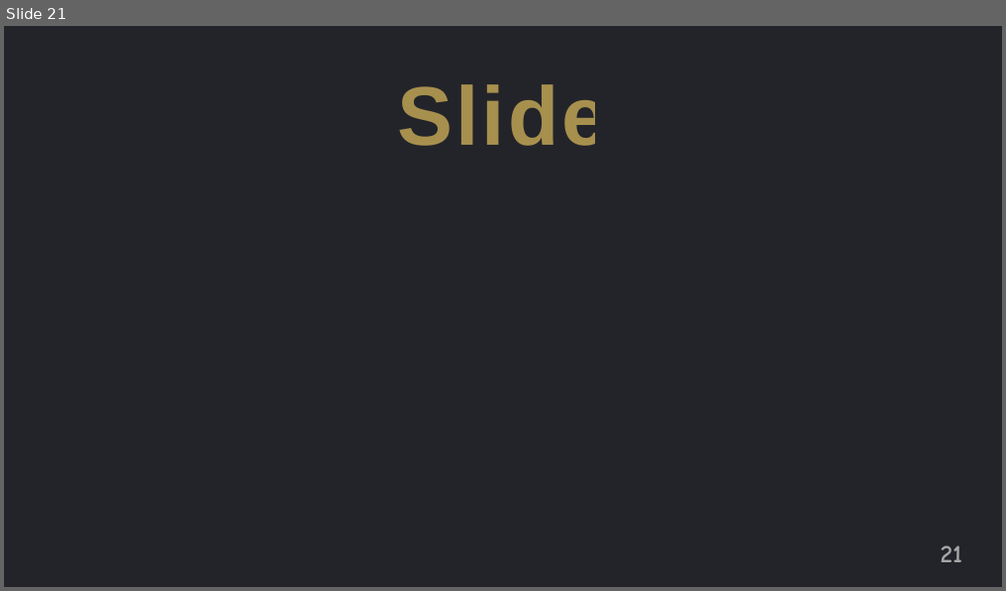
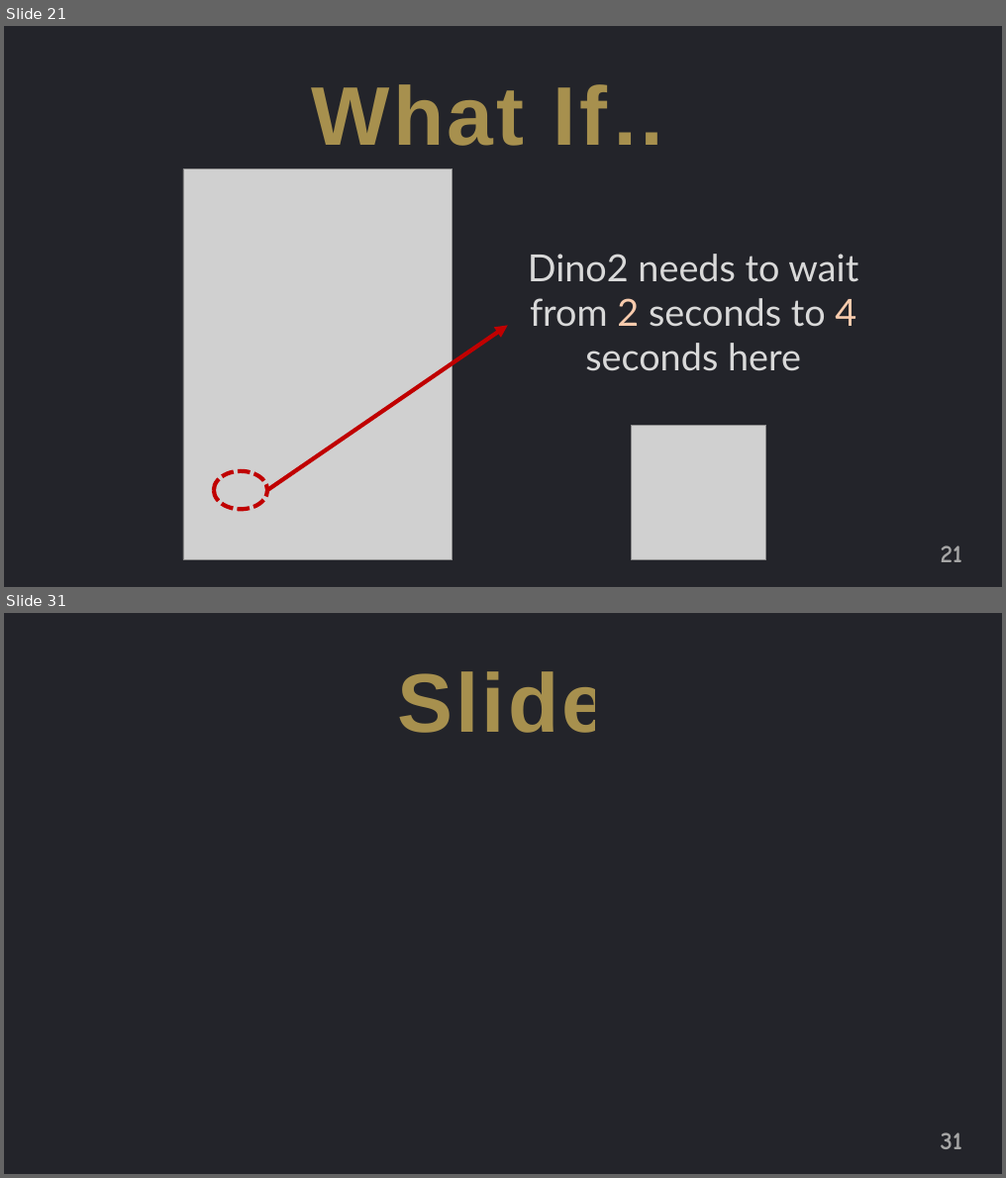
Before and after one commit to jguo108/My-Programming-Courses, a slide deck: Scratch for Newbies/Level2/1 Knock Knock/Note/Notes.pptx. Shown one above the other, each under a label of ours: slide 21 before the commit, slides 21 and 31 after it; the slides between them are not shown. The pictures are 1006x591 and 1006x1178 pixels, drawn with LibreOffice and Linux fonts; fonts in the diff are those of the drawing; grey boxes stand for pictures. Boxes give left, top, right and bottom in pixels: in the first picture for what was removed or moved away, otherwise in the second. Text is boxed around its words. In the diff, an @@ line names an element or a change of style, - is before the commit and + after.

```diff
--- a/Scratch for Newbies/Level2/1 Knock Knock/Note/Notes.pptx
+++ b/Scratch for Newbies/Level2/1 Knock Knock/Note/Notes.pptx
@@ slide 21 added at (4, 26, 1002, 587), background #FFFFFF @@
@@ rectangle added at (4, 26, 1002, 587), fill #23242A @@
@@ text added at (312, 84, 693, 146), 80 pt, text #FFD966 at 60% opacity, bold @@
+What If…
@@ picture added at (183, 169, 452, 561) @@
@@ text added at (528, 254, 858, 372), 36 pt, text #D9D9D9 @@
+Dino2 needs to wait from 2 seconds to 4 seconds here
@@ arrow added from (267, 490) to (508, 325), #C00000 4 pt @@
@@ picture added at (632, 425, 766, 560) @@
@@ ellipse added at (214, 472, 267, 509), outline #C00000 4 pt dashed @@
@@ page number added at (941, 546, 962, 563), 24 pt, text #A6A6A6, bold @@
+21
@@ what was slide 21 is now slide 31 @@
@@ page number at (941, 1133, 962, 1150): text changed @@
-21
+31
```
Also in this commit, not shown: 2 slides changed, 18 other slides added, 9 slides removed, 24 other files.
